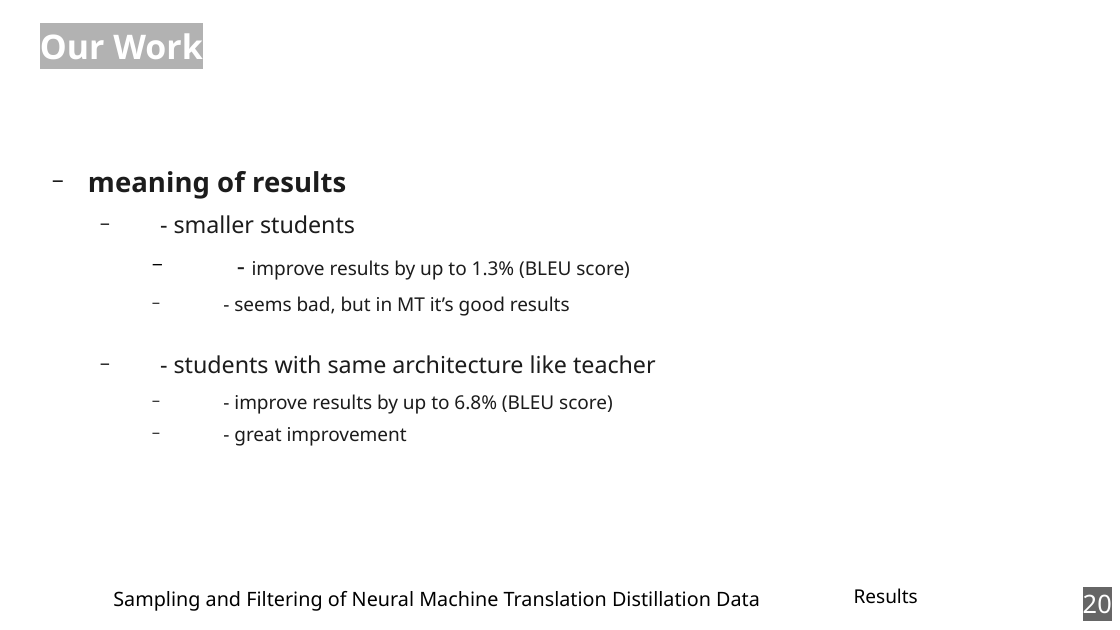
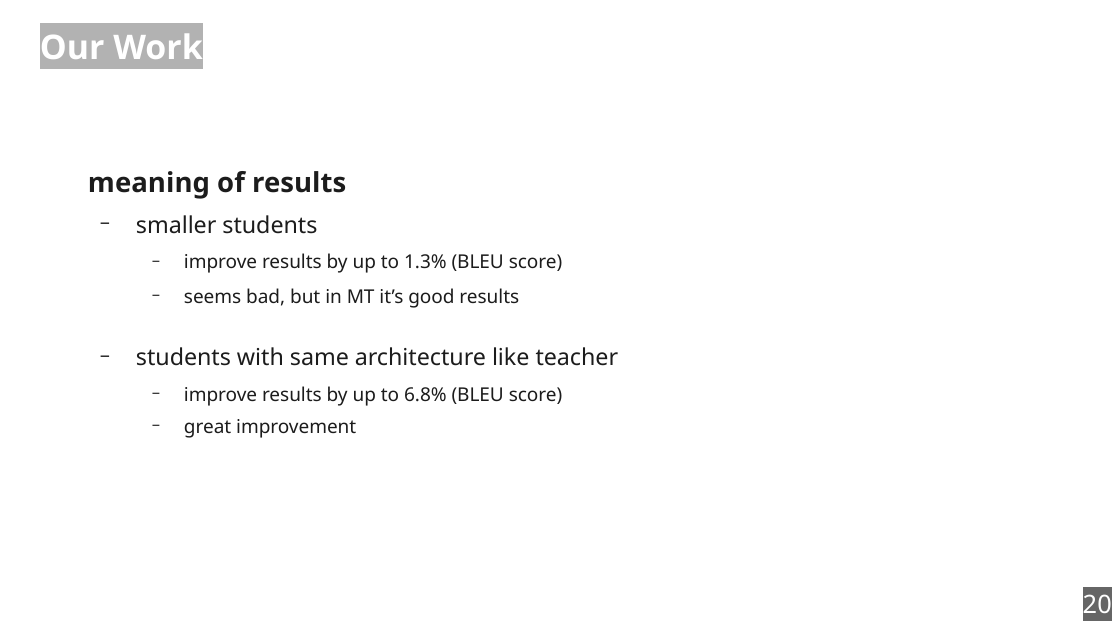
Before and after one commit to zouharvi/reference-mt-distill, a slide deck: slide 20 of meta/final_presentation.odp. Drawn at 1120x630 pixels with LibreOffice and Linux fonts; fonts in the diff are those of the drawing. Boxes give left, top, right and bottom in pixels: in the first picture for what was removed or moved away, otherwise in the second. Text is boxed around its words. In the diff, an @@ line names an element or a change of style, - is before the commit and + after.

```diff
--- a/meta/final_presentation.odp
+++ b/meta/final_presentation.odp
@@ text at (x1=136, y1=215, x2=619, y2=438): text changed @@
-  − - smaller students
-    − - improve results by up to 1.3% (BLEU score)
-    − - seems bad, but in MT it’s good results
-  − - students with same architecture like teacher
-    − - improve results by up to 6.8% (BLEU score)
-    − - great improvement
+  − smaller students
+    − improve results by up to 1.3% (BLEU score)
+    − seems bad, but in MT it’s good results
+  − students with same architecture like teacher
+    − improve results by up to 6.8% (BLEU score)
+    − great improvement
@@ text removed at (x1=113, y1=591, x2=760, y2=611) @@
-Sampling and Filtering of Neural Machine Translation Distillation Data
@@ text removed at (x1=854, y1=588, x2=918, y2=604) @@
-Results
```
Also in this commit, not shown: 18 other slides changed.
